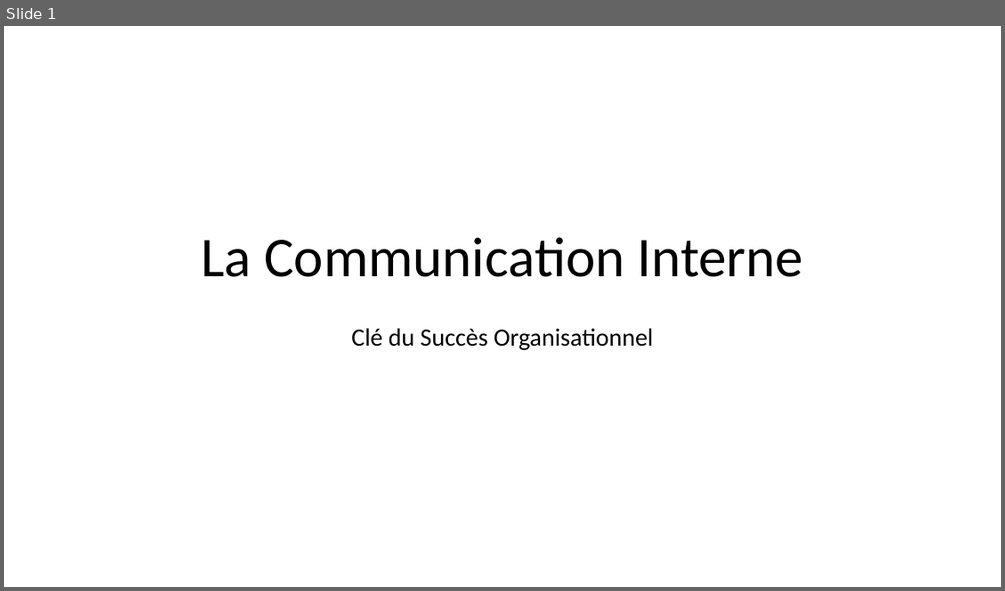
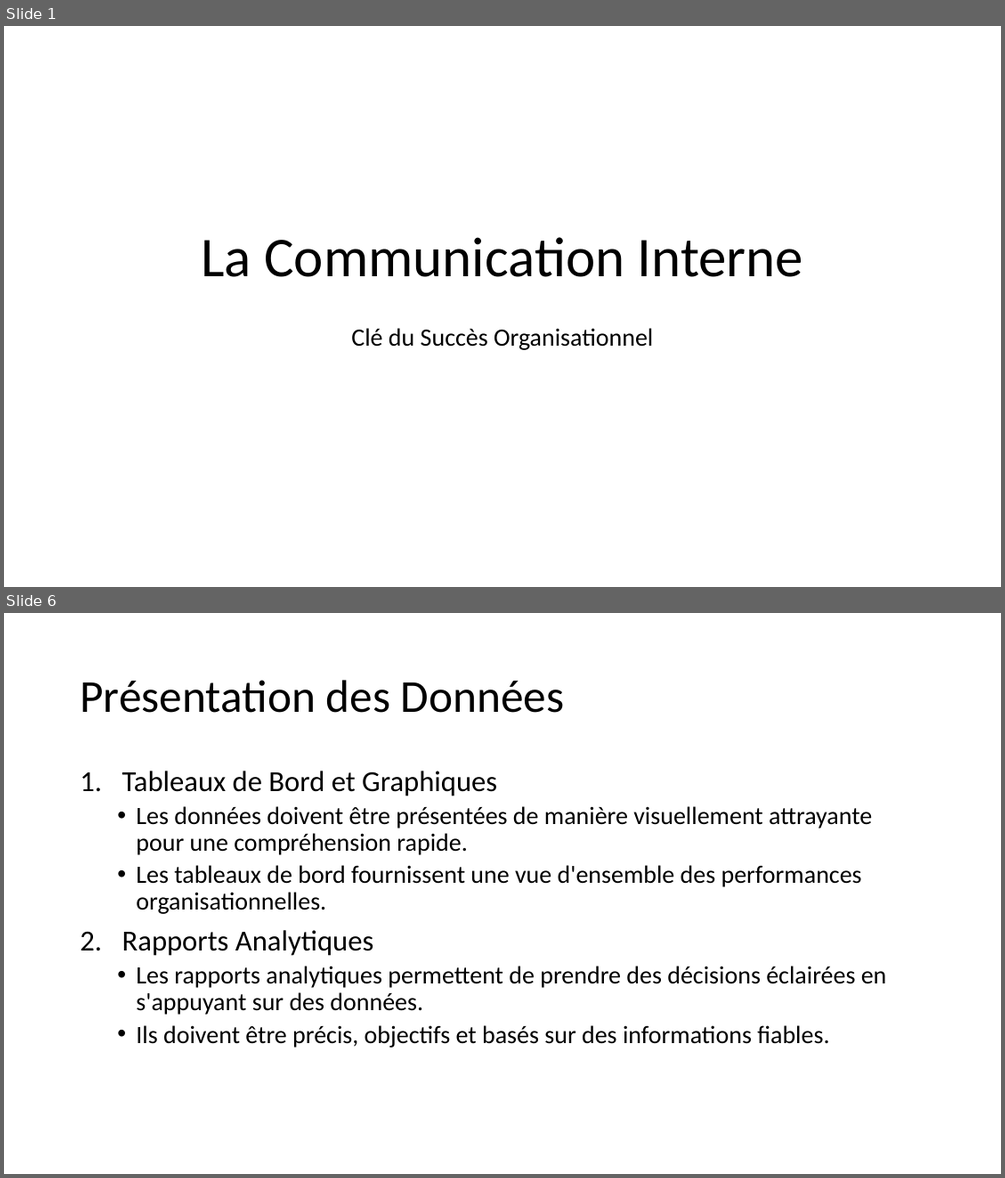
Before and after one commit to HlaimBTW/PPT-CommunicationInterne, a slide deck: Presentation.pptx. Shown one above the other, each under a label of ours: slide 1 before the commit, slides 1 and 6 after it; the slides between them are not shown. The pictures are 1005x591 and 1005x1178 pixels, drawn with LibreOffice and Linux fonts; fonts in the diff are those of the drawing. Boxes give left, top, right and bottom in pixels: in the first picture for what was removed or moved away, otherwise in the second. Text is boxed around its words. In the diff, an @@ line names an element or a change of style, - is before the commit and + after.

```diff
--- a/Presentation.pptx
+++ b/Presentation.pptx
@@ slide 6 added at <box>4,613,1001,1174</box>, background #FFFFFF @@
@@ title added at <box>80,680,565,713</box>, 44 pt, text #000000 @@
+Présentation des Données
@@ text added at <box>122,771,887,1047</box>, 24 pt, text #000000 @@
+1. Tableaux de Bord et Graphiques
+  • Les données doivent être présentées de manière visuellement attrayante pour une compréhension rapide.
+  • Les tableaux de bord fournissent une vue d'ensemble des performances organisationnelles.
+2. Rapports Analytiques
+  • Les rapports analytiques permettent de prendre des décisions éclairées en s'appuyant sur des données.
+  • Ils doivent être précis, objectifs et basés sur des informations fiables.
```
Also in this commit, not shown: 7 other slides added, 1 slide removed.
